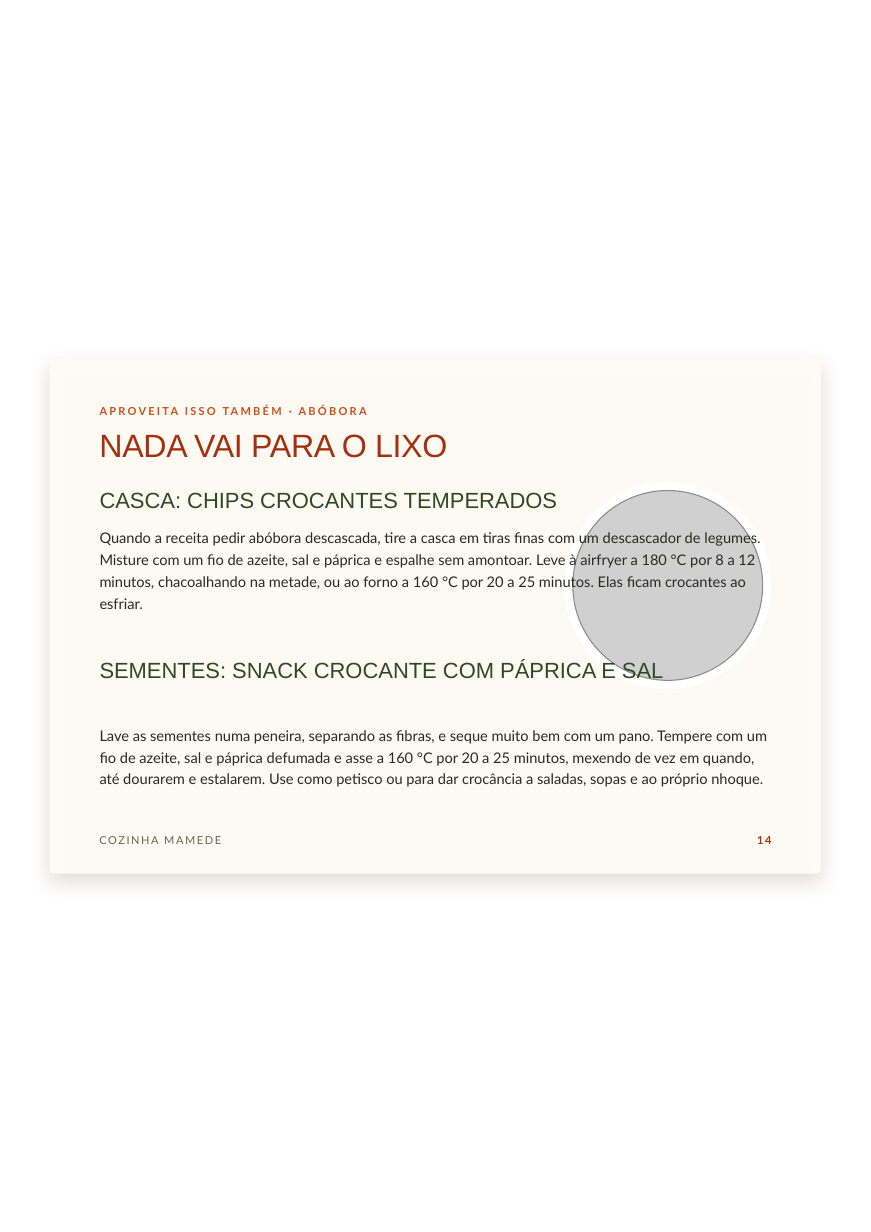
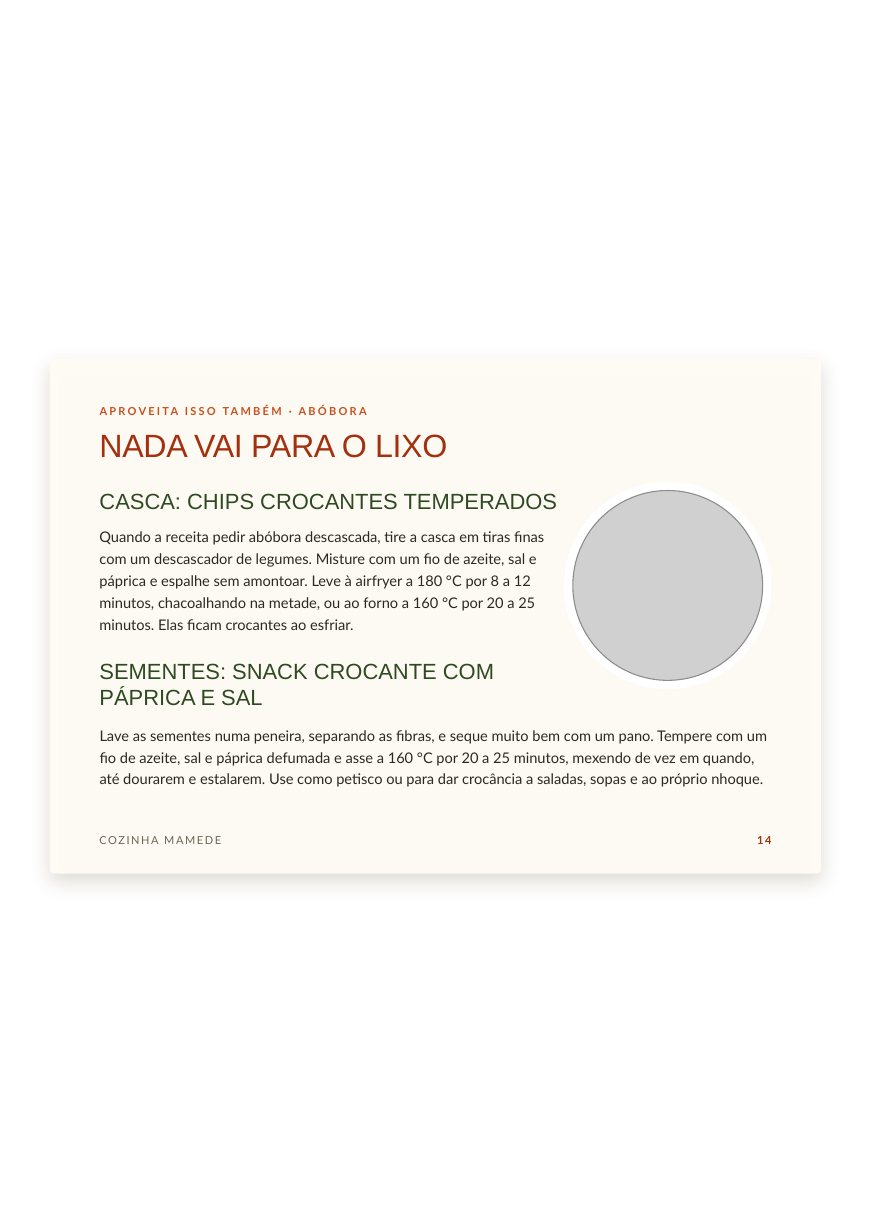
Before and after one commit to monelleayabamensah-hub/ebook-receitas, a slide deck: slide 20 of versoes/VERSAO ESTAMPAS/Cozinha-Mamede-Canva.pptx. Drawn at 871x1232 pixels with LibreOffice and Linux fonts; fonts in the diff are those of the drawing; grey boxes stand for pictures; background and template pictures are left out. Boxes give left, top, right and bottom in pixels: in the first picture for what was removed or moved away, otherwise in the second. Text is boxed around its words. In the diff, an @@ line names an element or a change of style, - is before the commit and + after.

```diff
--- a/versoes/VERSAO ESTAMPAS/Cozinha-Mamede-Canva.pptx
+++ b/versoes/VERSAO ESTAMPAS/Cozinha-Mamede-Canva.pptx
@@ text "Quando a receita pedir abóbora ..." rewrapped from (100, 530, 760, 609) to (99, 531, 544, 630) @@
@@ text "SEMENTES: SNACK CROCANTE COM PÁPRICA ..." rewrapped from (100, 660, 663, 682) to (99, 663, 494, 706) @@
```
Also in this commit, not shown: 5 other slides changed, 6 other files.
